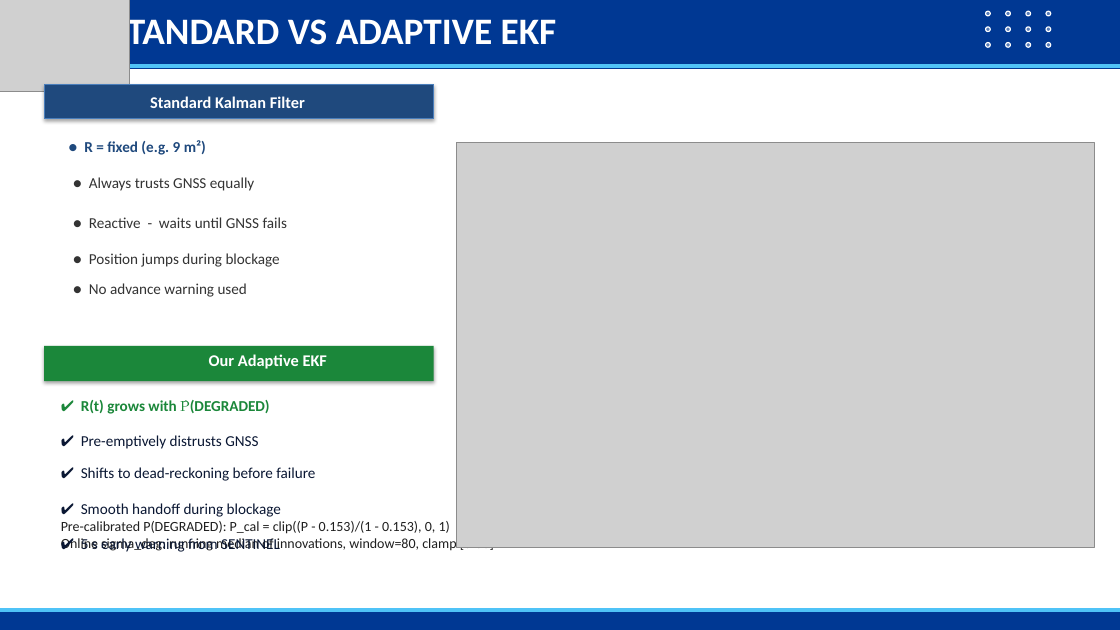
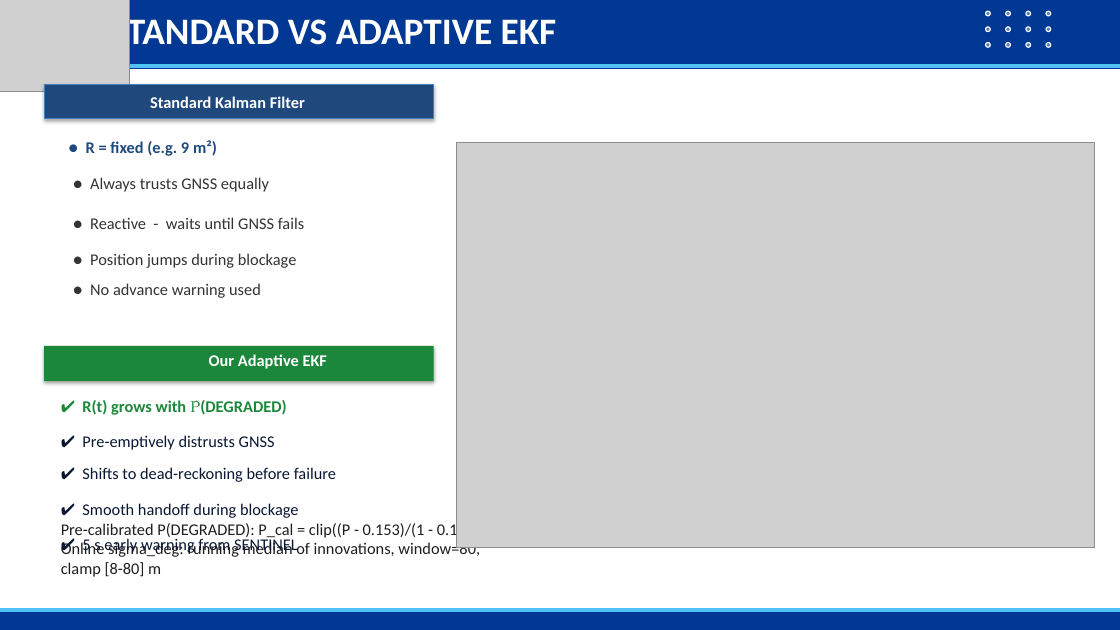
Before and after one commit to Jorshuare/AI-Based-Prediction-for-GNSS-Signal-Degradation, a slide deck: slide 23 of docs/SENTINEL_GNSS_Presentation.pptx. Drawn at 1120x630 pixels with LibreOffice and Linux fonts; fonts in the diff are those of the drawing; grey boxes stand for pictures; background and template pictures are left out. Boxes give left, top, right and bottom in pixels: in the first picture for what was removed or moved away, otherwise in the second. Text is boxed around its words. In the diff, an @@ line names an element or a change of style, - is before the commit and + after.

```diff
--- a/docs/SENTINEL_GNSS_Presentation.pptx
+++ b/docs/SENTINEL_GNSS_Presentation.pptx
@@ text "✔ Smooth handoff during blockage" at <box>61,503,483,577</box>: size 13 to 14 pt in "✔ Smooth handoff during blockage"; size 12 to 14 pt in "Pre-calibrated P(DEGRADED): P_cal = clip((P - 0.153)/(1 ...", "Online sigma_deg: running median of innovations, window=80, ..." @@
@@ size 13 to 14 pt in 9 elements at <box>86,140,217,156</box>, <box>90,177,269,192</box>, <box>90,217,304,229</box>, <box>90,253,297,268</box>, <box>90,283,261,298</box>, <box>82,400,286,415</box>, <box>82,435,275,450</box>, <box>82,467,336,482</box>, <box>82,537,298,555</box> @@
```
Also in this commit, not shown: 14 other slides changed, 42 other files.
